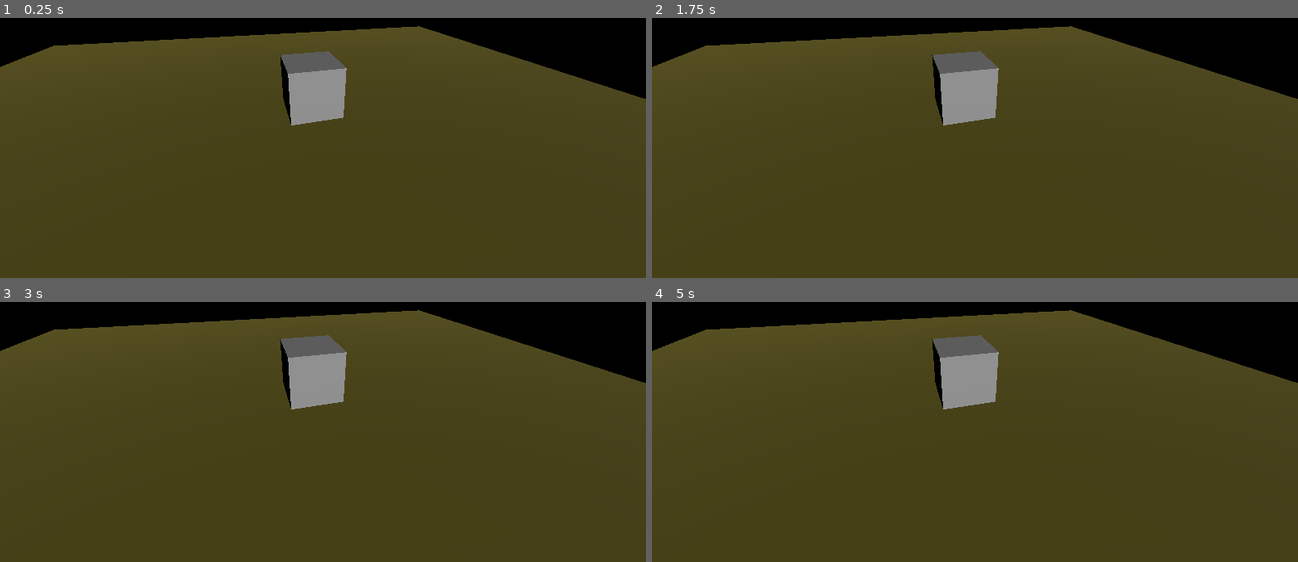
Above: before the commit, frames 1-4 (two rows, left to right).
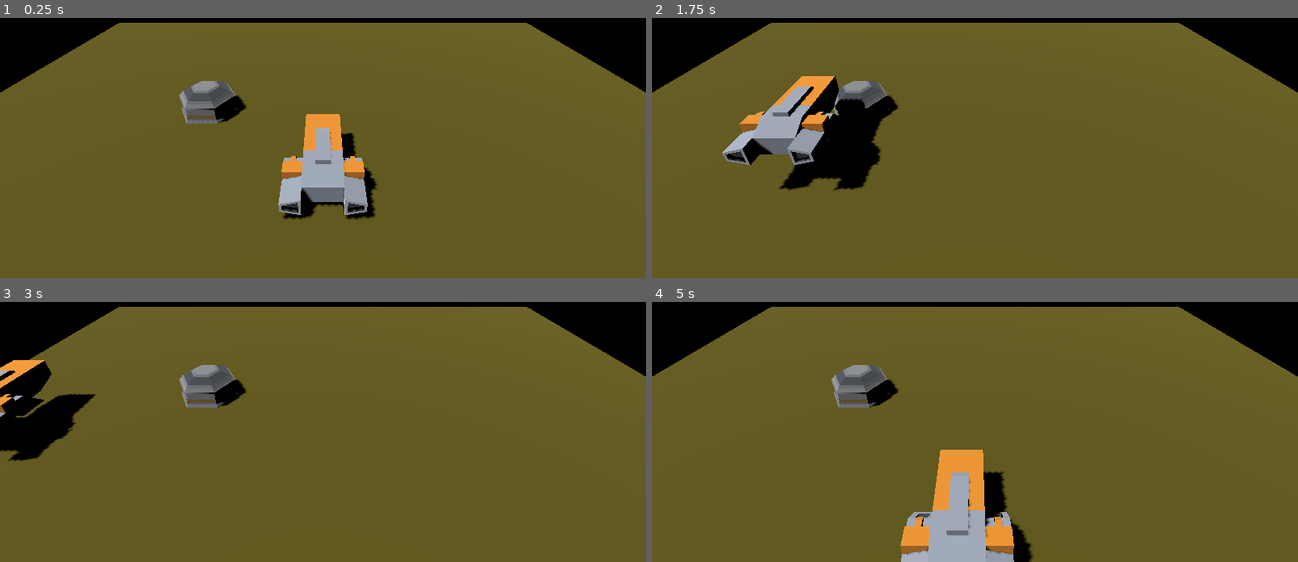
Above: after the commit, the same moments.

Repository: toburau/Star-Shooting
Game: Godot game, scene res://scene.tscn
Same seed, same stepped clock (60 frames per second), same inputs: the game is played once before the commit and once after it.
Inputs:
- Up to frame 1 (0.25 s): no input
- Up to frame 2 (1.75 s): tap Enter (ui_accept) at 0.5, 0.6, 0.77, 1.07, 1.35, 1.52 s; hold Right (ui_right) 0.53-1.28 s; hold Down (ui_down) from 1.28 s (still down)
- Up to frame 3 (3 s): tap Enter (ui_accept) at 1.82, 2.1, 2.85 s; release Down (ui_down) at 2.03 s; hold Right (ui_right) 2.03-2.78 s; hold Up (ui_up) from 2.78 s (still down)
- Up to frame 4 (5 s): tap Enter (ui_accept) at 3.02, 3.32, 3.6, 3.77, 4.07, 4.35, 4.52, 4.82 s; release Up (ui_up) at 3.53 s; hold Left (ui_left) from 3.53 s (still down)

The runs differ from the first frame. In frame 1, 80% of the frame differs, in the area x 0-100%, y 1-100%; in frame 2, 81%; in frame 3, 82%; in frame 4, 80%.

Commit message:
add models and move

Diff:
--- /dev/null
+++ b/cargo_a.gd
@@ -0,0 +1,28 @@
+extends CharacterBody3D
+
+
+const SPEED = 5.0
+const JUMP_VELOCITY = 4.5
+
+
+func _physics_process(delta: float) -> void:
+	# Add the gravity.
+	if not is_on_floor():
+		velocity += get_gravity() * delta
+
+	# Handle jump.
+	if Input.is_action_just_pressed("ui_accept") and is_on_floor():
+		velocity.y = JUMP_VELOCITY
+
+	# Get the input direction and handle the movement/deceleration.
+	# As good practice, you should replace UI actions with custom gameplay actions.
+	var input_dir := Input.get_vector("ui_left", "ui_right", "ui_up", "ui_down")
+	var direction := (transform.basis * Vector3(input_dir.x, 0, input_dir.y)).normalized()
+	if direction:
+		velocity.x = direction.x * SPEED
+		velocity.z = direction.z * SPEED
+	else:
+		velocity.x = move_toward(velocity.x, 0, SPEED)
+		velocity.z = move_toward(velocity.z, 0, SPEED)
+
+	move_and_slide()
--- /dev/null
+++ b/cargo_a.tscn
@@ -0,0 +1,17 @@
+[gd_scene load_steps=4 format=3 uid="uid://0wkvxpm66lk"]
+
+[ext_resource type="Script" uid="uid://dydrxd78m2lwj" path="res://cargo_a.gd" id="1_e3ilq"]
+[ext_resource type="ArrayMesh" uid="uid://c4w1irsp6r5st" path="res://models/craft_cargoA.obj" id="1_ij6b2"]
+
+[sub_resource type="BoxShape3D" id="BoxShape3D_e3ilq"]
+size = Vector3(1.6235962, 0.8121338, 2.4091187)
+
+[node name="CharacterBody3D" type="CharacterBody3D"]
+script = ExtResource("1_e3ilq")
+
+[node name="MeshInstance3D" type="MeshInstance3D" parent="."]
+mesh = ExtResource("1_ij6b2")
+
+[node name="CollisionShape3D" type="CollisionShape3D" parent="."]
+transform = Transform3D(1, 0, 0, 0, 1, 0, 0, 0, 1, 0.0018005371, 0.39678955, -0.0093688965)
+shape = SubResource("BoxShape3D_e3ilq")
--- a/scene.tscn
+++ b/scene.tscn
@@ -1,25 +1,57 @@
-[gd_scene load_steps=4 format=3 uid="uid://dhjcp37hd5oe8"]
+[gd_scene load_steps=8 format=3 uid="uid://dhjcp37hd5oe8"]
 
-[sub_resource type="BoxMesh" id="BoxMesh_drvgu"]
+[ext_resource type="PackedScene" uid="uid://0wkvxpm66lk" path="res://cargo_a.tscn" id="1_ulcgi"]
+[ext_resource type="PackedScene" uid="uid://85cy3gq75h3r" path="res://models/hangar_roundA.glb" id="2_nxogm"]
 
 [sub_resource type="PlaneMesh" id="PlaneMesh_drvgu"]
 
 [sub_resource type="StandardMaterial3D" id="StandardMaterial3D_ulcgi"]
 albedo_color = Color(0.3966081, 0.36109504, 0.06851085, 1)
 
+[sub_resource type="BoxShape3D" id="BoxShape3D_drvgu"]
+
+[sub_resource type="BoxShape3D" id="BoxShape3D_nxogm"]
+size = Vector3(1.7007446, 0.8041382, 1.4420166)
+
+[sub_resource type="Environment" id="Environment_nxogm"]
+ambient_light_source = 3
+ambient_light_color = Color(0.31431597, 0.31431618, 0.31431603, 1)
+ambient_light_sky_contribution = 0.0
+ambient_light_energy = 0.0
+
 [node name="Node3D" type="Node3D"]
 
-[node name="MeshInstance3D" type="MeshInstance3D" parent="."]
-transform = Transform3D(1, 0, 0, 0, 1, 0, 0, 0, 1, 0, 1.2856863, 0)
-mesh = SubResource("BoxMesh_drvgu")
-
 [node name="Camera3D" type="Camera3D" parent="."]
-transform = Transform3D(0.9600641, 0.12084407, -0.25233638, 0.011949513, 0.8833756, 0.46851346, 0.27952486, -0.45281824, 0.84665316, -0.9598986, 3.2388177, 4.0169554)
+transform = Transform3D(-1, 0, -8.742278e-08, -4.5853778e-08, 0.8514067, 0.5245061, 7.4432336e-08, 0.5245061, -0.8514067, 0, 5, -5)
+fov = 60.0
 
 [node name="DirectionalLight3D" type="DirectionalLight3D" parent="."]
-transform = Transform3D(0.914649, 0.39882702, 0.06598601, -0.39460444, 0.84541047, 0.3599564, 0.0877752, -0.35527217, 0.93063277, 3.667729, 1.9682429, 3.015669)
+transform = Transform3D(0.7683694, 0.39003938, 0.5074228, -0.32432505, -0.4462045, 0.83409524, 0.5517443, -0.8054631, -0.21635026, 3.667729, 1.9682429, 3.015669)
+shadow_enabled = true
 
-[node name="MeshInstance3D2" type="MeshInstance3D" parent="."]
+[node name="StaticBody3D" type="StaticBody3D" parent="."]
+
+[node name="MeshInstance3D2" type="MeshInstance3D" parent="StaticBody3D"]
 transform = Transform3D(10, 0, 0, 0, 10, 0, 0, 0, 10, 0, 0, 0)
 mesh = SubResource("PlaneMesh_drvgu")
+skeleton = NodePath("../..")
 surface_material_override/0 = SubResource("StandardMaterial3D_ulcgi")
+
+[node name="CollisionShape3D" type="CollisionShape3D" parent="StaticBody3D"]
+transform = Transform3D(20, 0, 0, 0, 20, 0, 0, 0, 20, 0, -10, 0)
+shape = SubResource("BoxShape3D_drvgu")
+
+[node name="CharacterBody3D" parent="." instance=ExtResource("1_ulcgi")]
+
+[node name="StaticBody3D2" type="StaticBody3D" parent="."]
+transform = Transform3D(1, 0, 0, 0, 1, 0, 0, 0, 1, 3.4009485, 0.041657567, 2.4171214)
+
+[node name="CollisionShape3D" type="CollisionShape3D" parent="StaticBody3D2"]
+transform = Transform3D(1, 0, 0, 0, 1, 0, 0, 0, 1, -0.2112732, 0.3487854, 0.0071411133)
+shape = SubResource("BoxShape3D_nxogm")
+
+[node name="hangar_roundA2" parent="StaticBody3D2" instance=ExtResource("2_nxogm")]
+transform = Transform3D(0.5, 0, 0, 0, 0.5, 0, 0, 0, 0.5, -1.2081201, 0, -0.75976205)
+
+[node name="WorldEnvironment" type="WorldEnvironment" parent="."]
+environment = SubResource("Environment_nxogm")
Not shown, added: cargo_a.gd.uid
Not shown, added: models/craft_cargoA.mtl
Not shown, added: models/craft_cargoA.obj
Not shown, added: models/craft_cargoA.obj.import
Binary file added: models/hangar_roundA.glb
Not shown, added: models/hangar_roundA.glb.import
Not shown, changed: README.md
